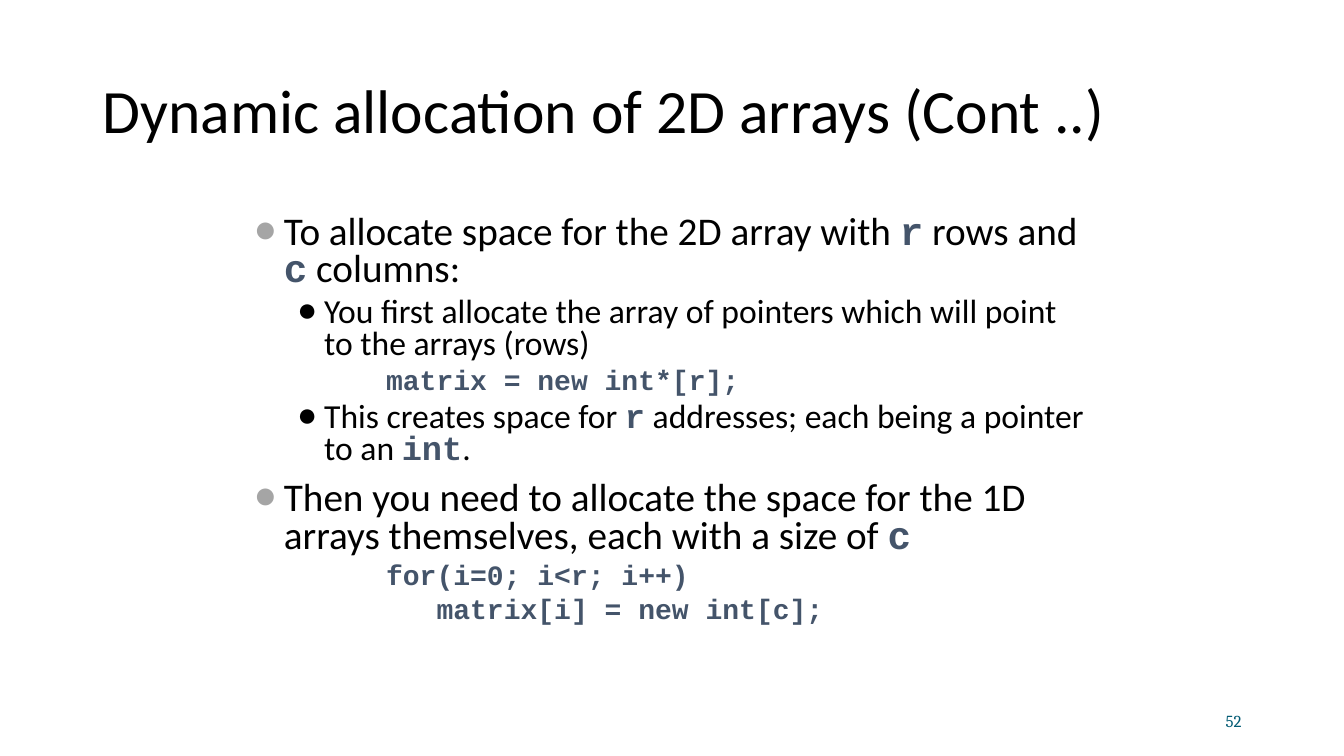
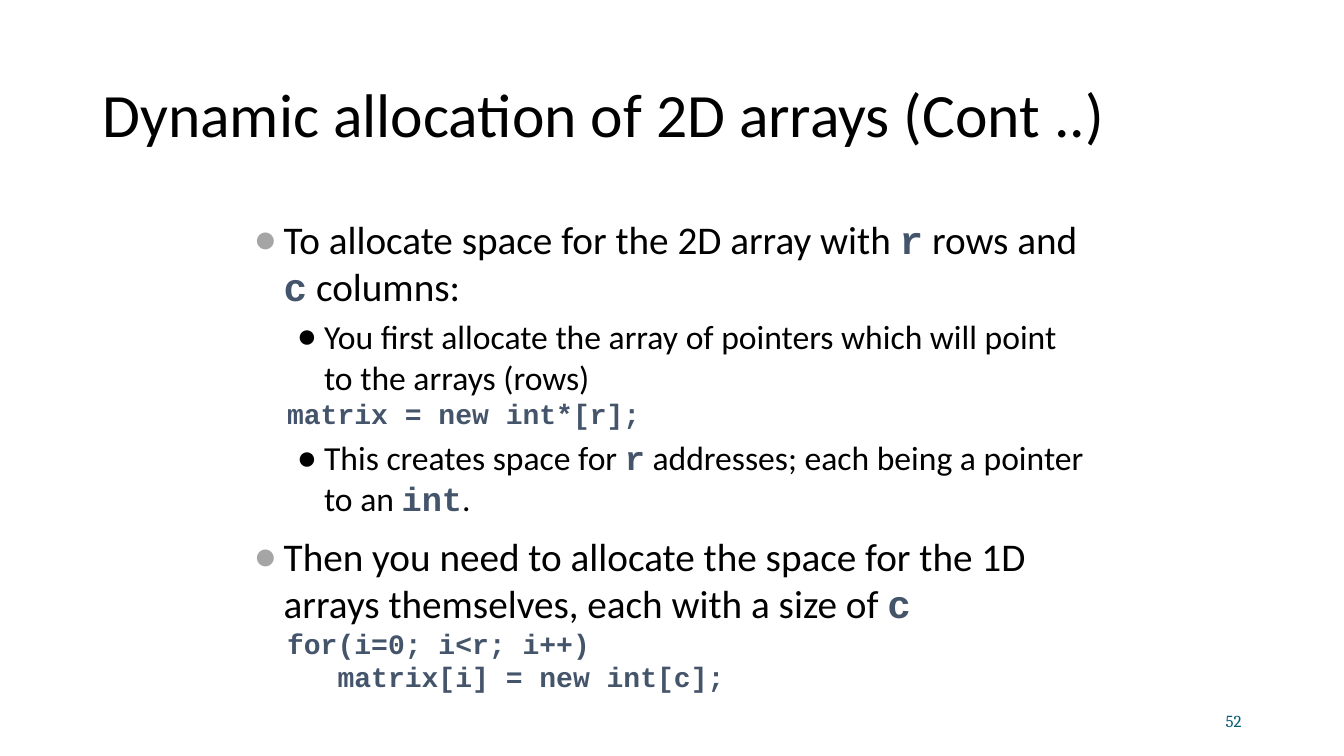
Before and after one commit to nusratha2016/CS244, a slide deck: slide 52 of Slides/CS244_pointers_rev2.pptx. Drawn at 1344x756 pixels with LibreOffice and Linux fonts; fonts in the diff are those of the drawing. Boxes give left, top, right and bottom in pixels: in the first picture for what was removed or moved away, otherwise in the second. Text is boxed around its words. In the diff, an @@ line names an element or a change of style, - is before the commit and + after.

```diff
--- a/Slides/CS244_pointers_rev2.pptx
+++ b/Slides/CS244_pointers_rev2.pptx
@@ text "Dynamic allocation of 2D arrays ..." at [102, 92, 1040, 147]: line spacing 0.9 to 1 @@
@@ text "To allocate space for the ..." at [284, 226, 1084, 660]: line spacing 0.8 to 1; list level 3 to 1 in "matrix = new int*[r];"; list level 3 to 1 in "for(i=0; i<r; i++)"; list level 3 to 1 in "matrix[i] = new int[c];" @@
```
Also in this commit, not shown: 66 other slides changed, 2 other files.
